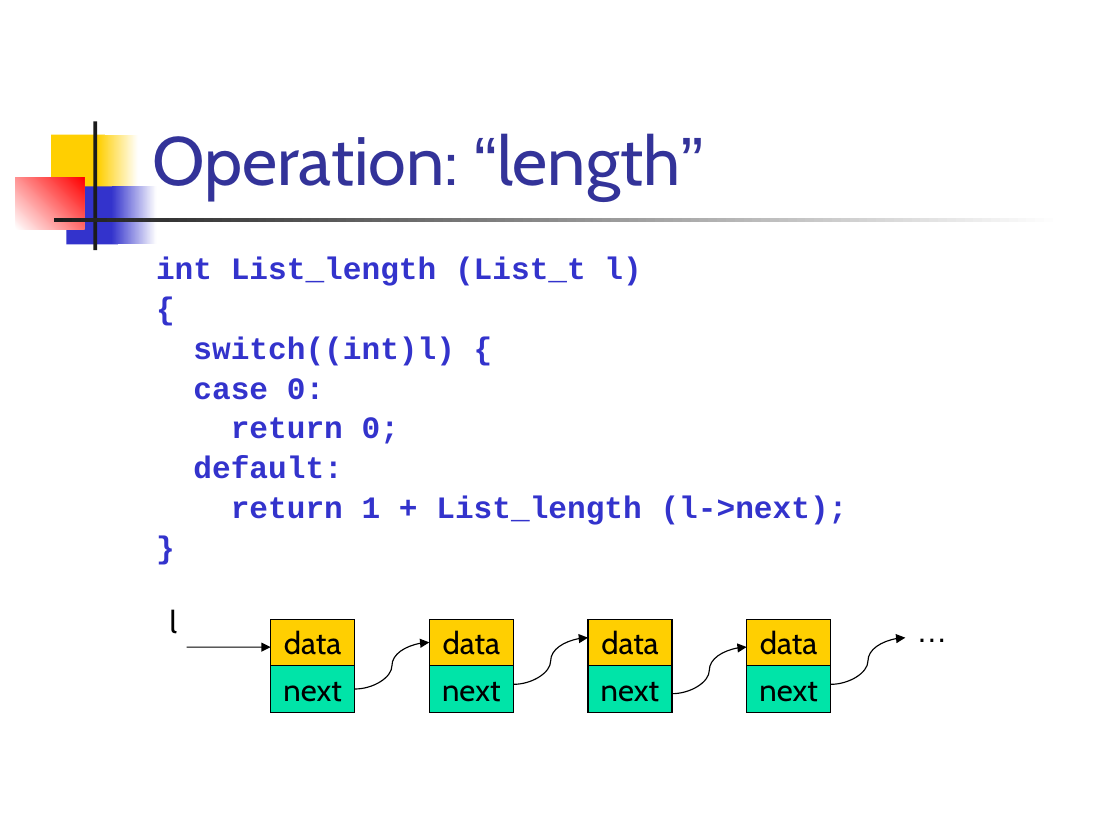
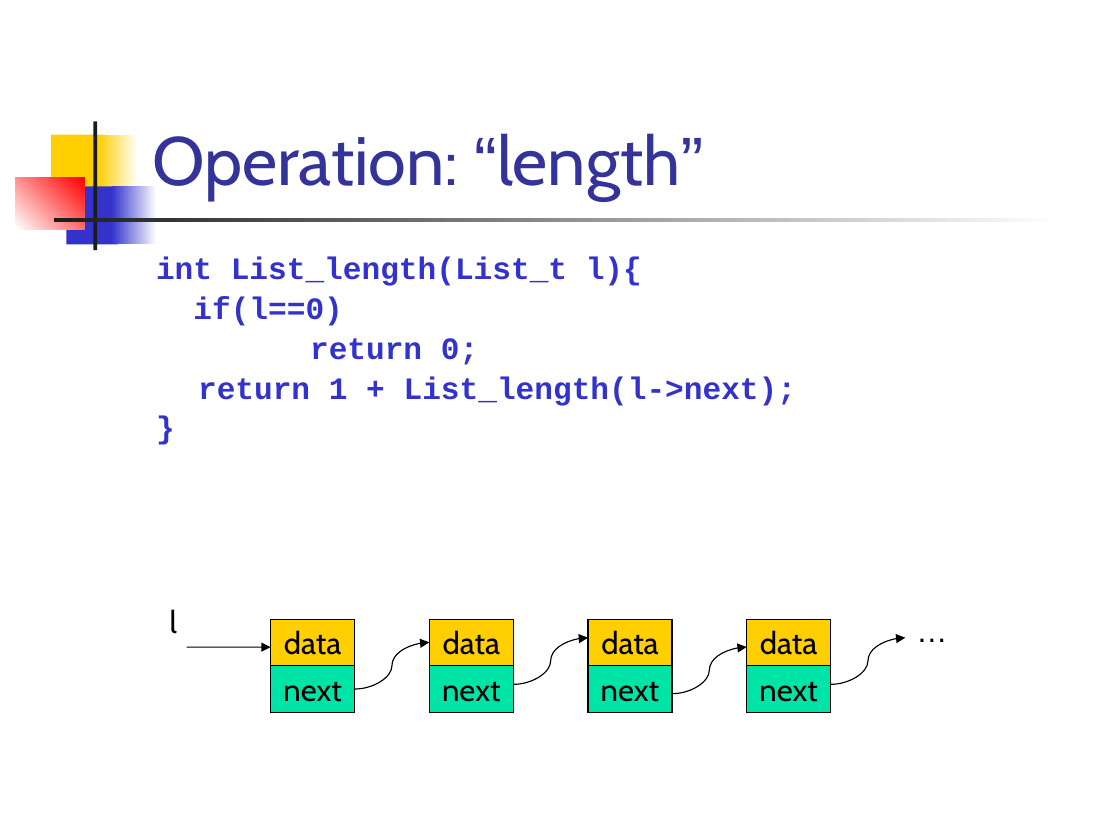
Before and after one commit to csslab-ustc/csslab-ustc.github.io, a slide deck: slide 12 of courses/sysprog/slides/lec12-funList.pptx. Drawn at 1120x840 pixels with LibreOffice and Linux fonts; fonts in the diff are those of the drawing. Boxes give left, top, right and bottom in pixels: in the first picture for what was removed or moved away, otherwise in the second. Text is boxed around its words. In the diff, an @@ line names an element or a change of style, - is before the commit and + after.

```diff
--- a/courses/sysprog/slides/lec12-funList.pptx
+++ b/courses/sysprog/slides/lec12-funList.pptx
@@ text at (x1=156, y1=257, x2=642, y2=326): text changed @@
-int List_length (List_t l)
-{
-switch((int)l) {
-case 0:
+int List_length(List_t l){
+if(l==0)
@@ text at (x1=198, y1=376, x2=796, y2=406): text changed @@
-default:
-return 1 + List_length (l->next);
+return 1 + List_length(l->next);
```
Also in this commit, not shown: 8 other slides changed, 27 other files.
